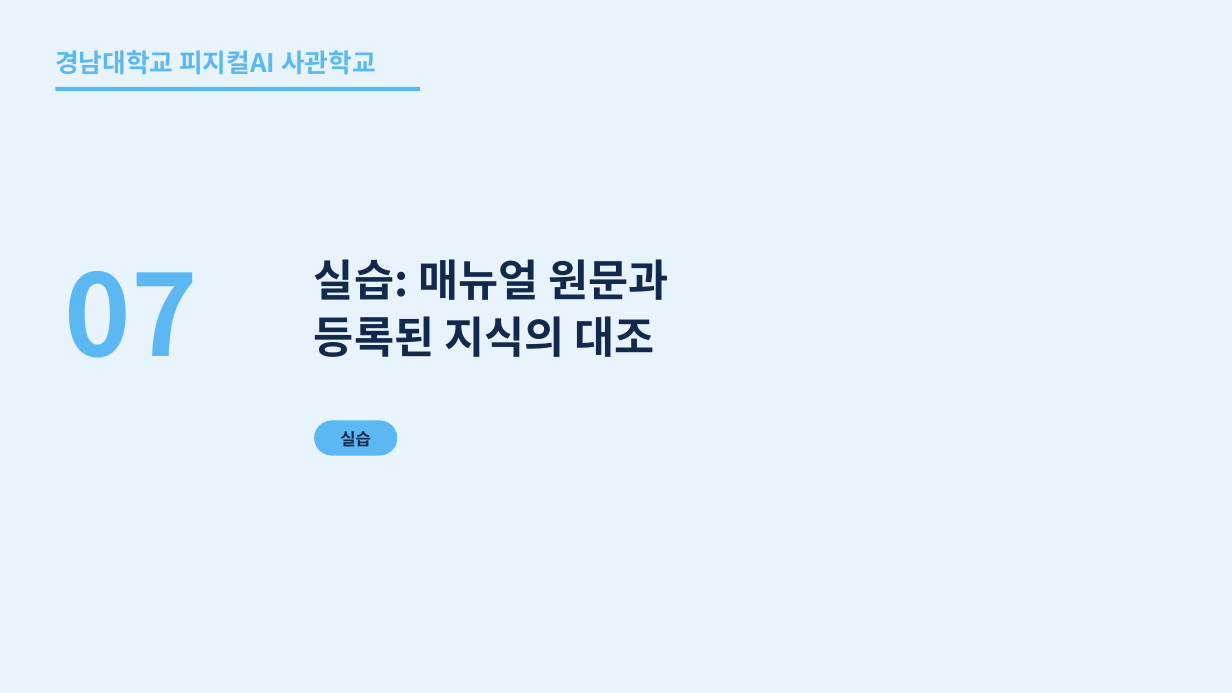
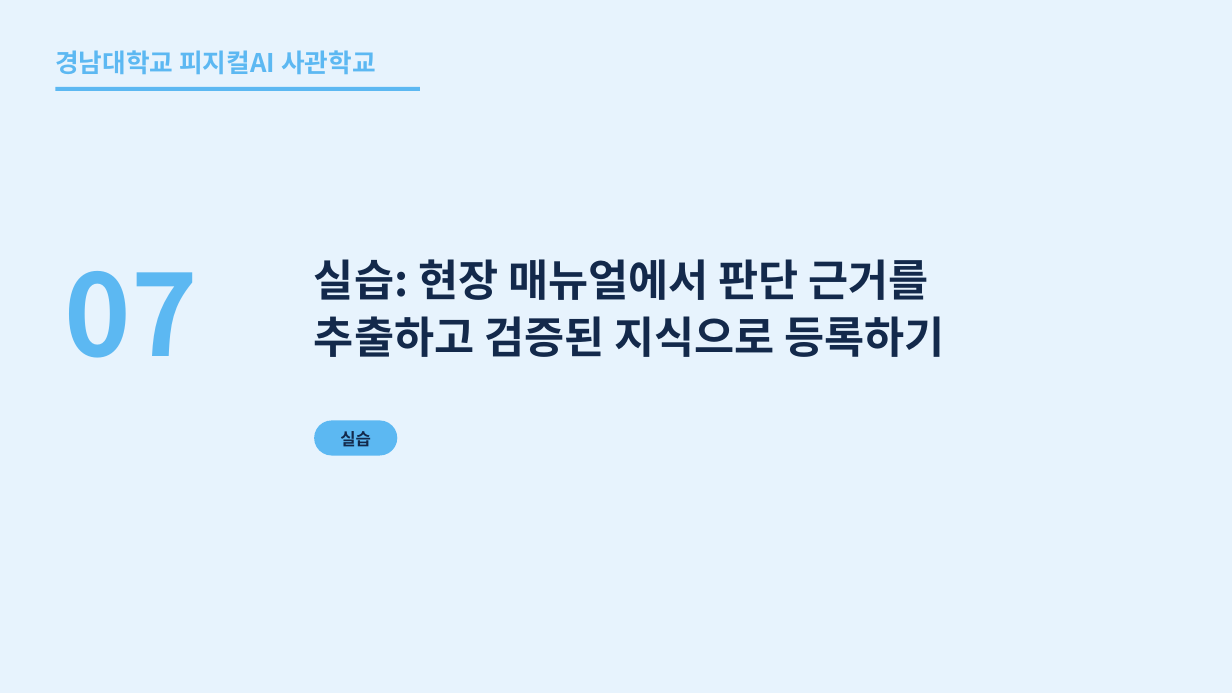
Before and after one commit to uengine-oss/hyd-iot-edu, a slide deck: slide 39 of 산출물/통합반/이론/04회차/통합반_04일차.pptx. Drawn at 1232x693 pixels with LibreOffice and Linux fonts; fonts in the diff are those of the drawing. Boxes give left, top, right and bottom in pixels: in the first picture for what was removed or moved away, otherwise in the second. Text is boxed around its words. In the diff, an @@ line names an element or a change of style, - is before the commit and + after.

```diff
--- a/산출물/통합반/이론/04회차/통합반_04일차.pptx
+++ b/산출물/통합반/이론/04회차/통합반_04일차.pptx
@@ text at <box>314,259,945,357</box>: text changed @@
-실습: 매뉴얼 원문과
-등록된 지식의 대조
+실습: 현장 매뉴얼에서 판단 근거를
+추출하고 검증된 지식으로 등록하기
```
Also in this commit, not shown: 3 other slides changed, 5 other files.
